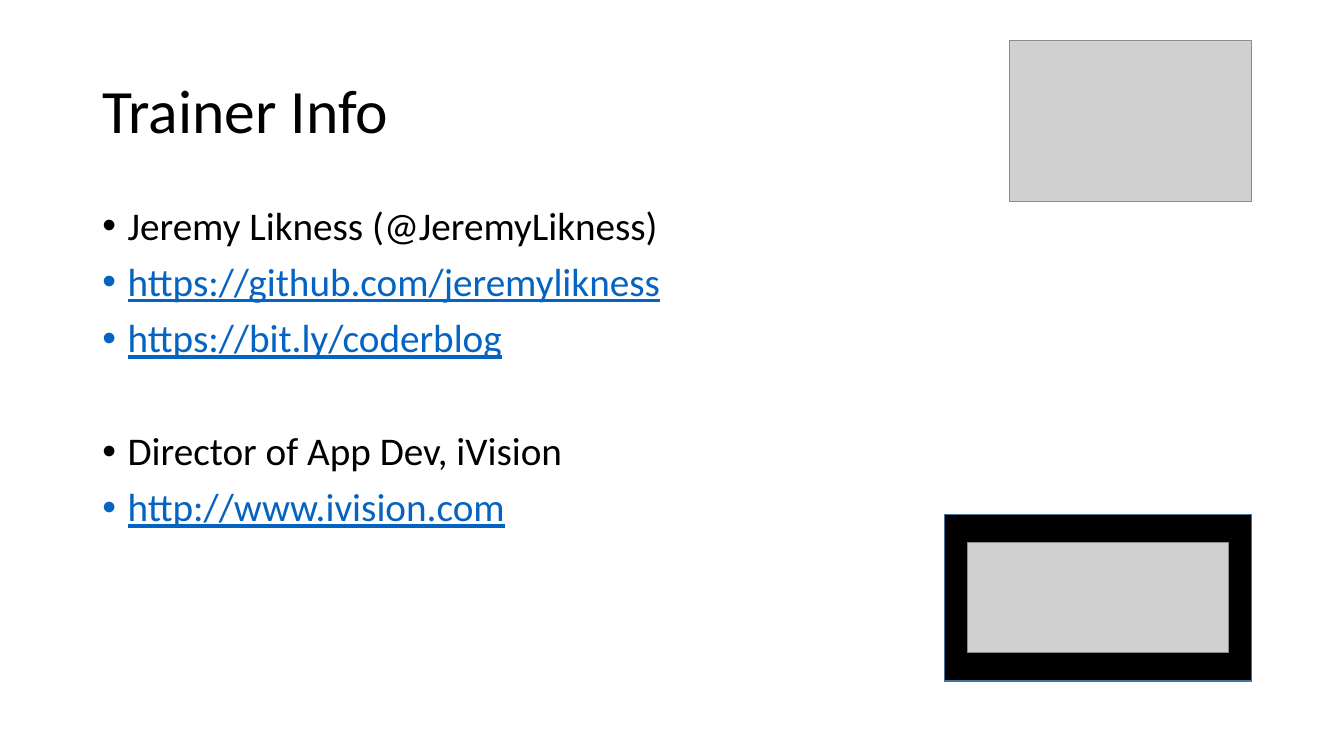
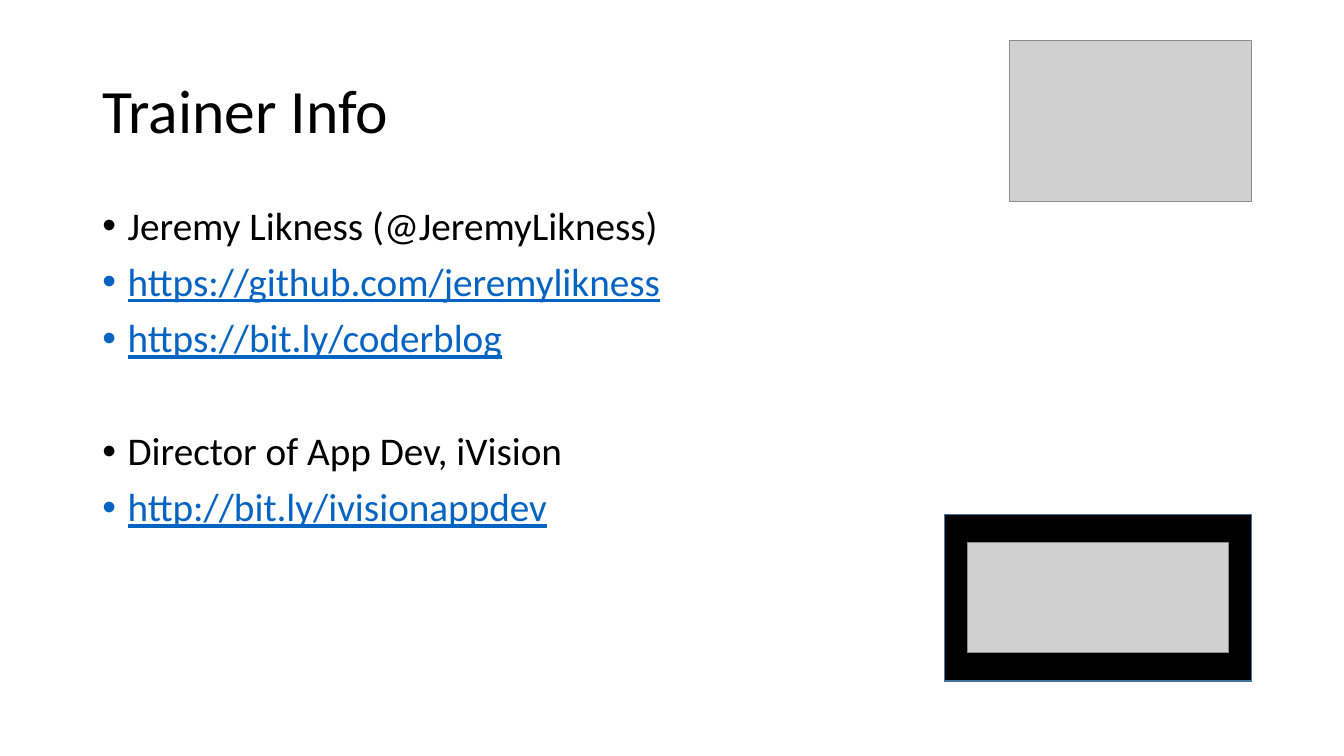
Before and after one commit to JeremyLikness/ng2ts-workshop, a slide deck: slide 3 of 00Intro/ng2.pptx (slide 2 before the commit). Drawn at 1344x756 pixels with LibreOffice and Linux fonts; fonts in the diff are those of the drawing; grey boxes stand for pictures. Boxes give left, top, right and bottom in pixels: in the first picture for what was removed or moved away, otherwise in the second. Text is boxed around its words. In the diff, an @@ line names an element or a change of style, - is before the commit and + after.

```diff
--- a/00Intro/ng2.pptx
+++ b/00Intro/ng2.pptx
@@ text at (x1=128, y1=493, x2=547, y2=528): text changed @@
-• http://www.ivision.com
+• http://bit.ly/ivisionappdev
```
Also in this commit, not shown: 4 slides added.
